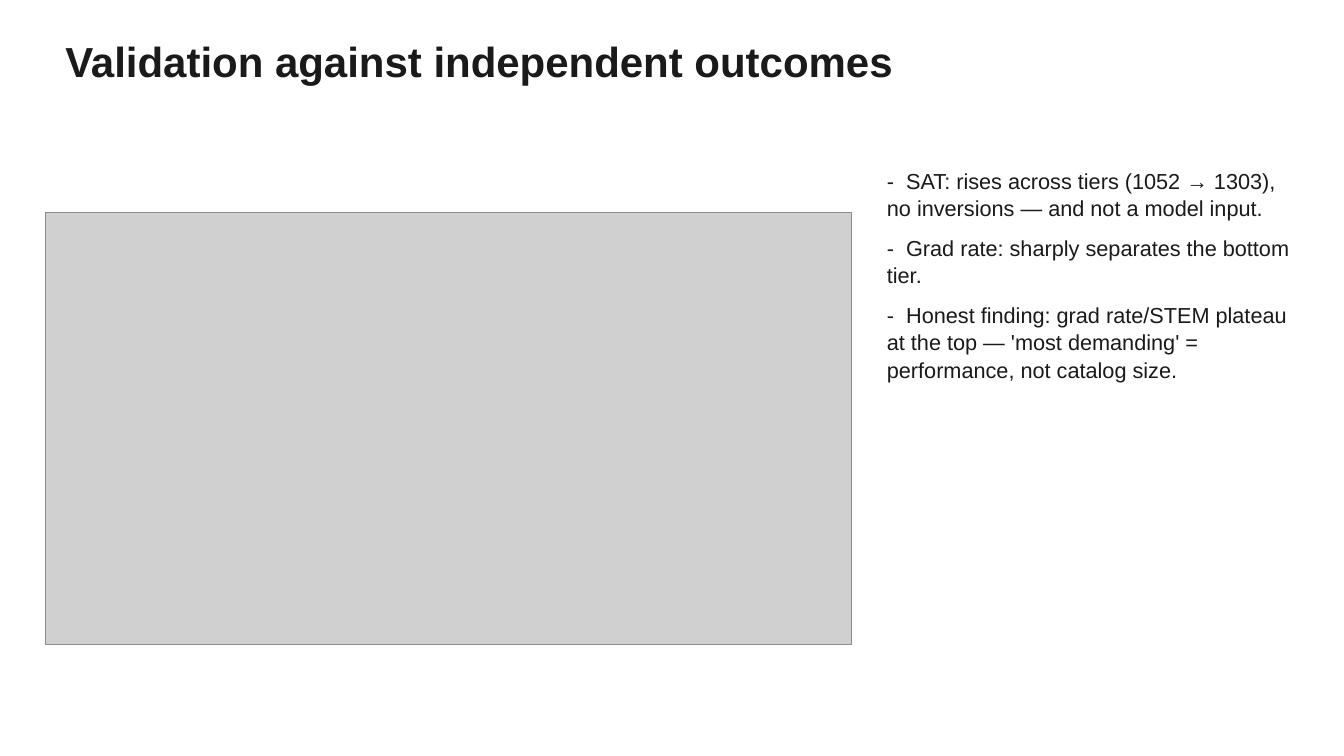
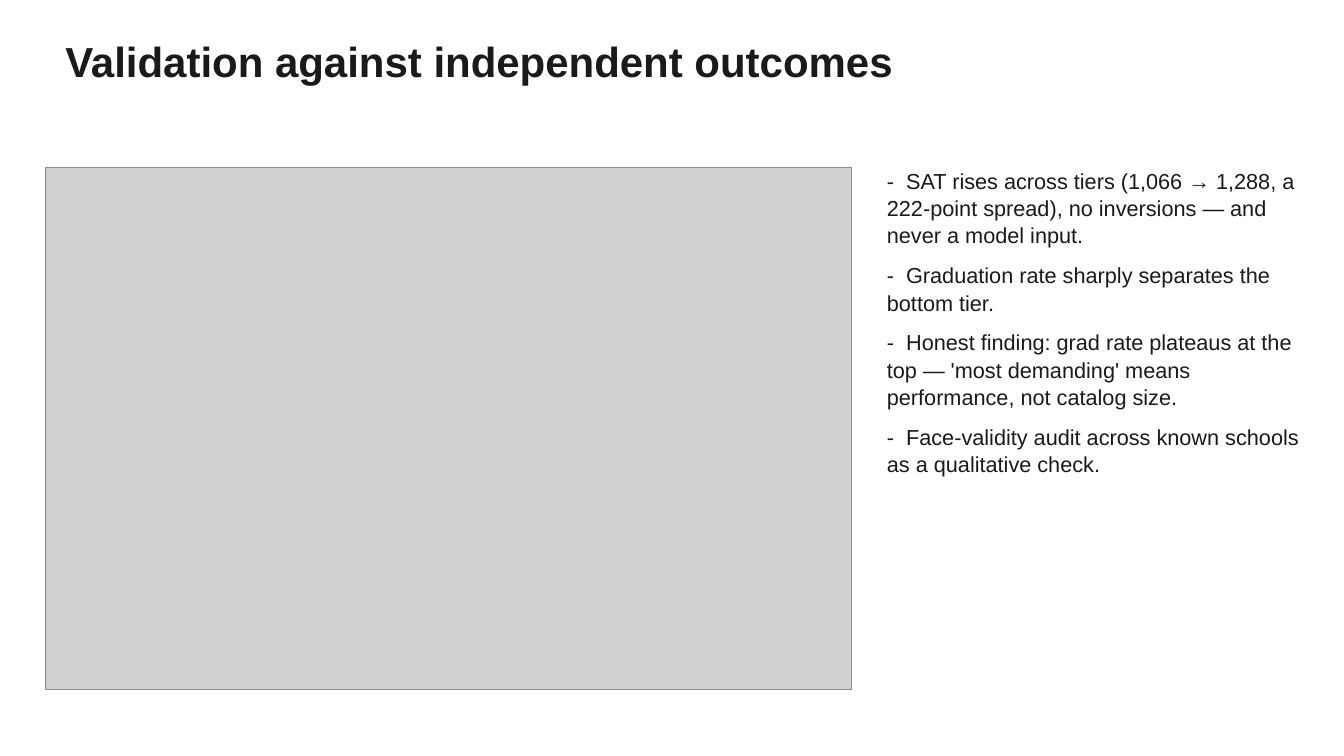
Before and after one commit to mchalekson/498-capstone, a slide deck: slide 10 of docs/MSDS_498_Midterm.pptx (slide 8 before the commit). Drawn at 1344x756 pixels with LibreOffice and Linux fonts; fonts in the diff are those of the drawing; grey boxes stand for pictures. Boxes give left, top, right and bottom in pixels: in the first picture for what was removed or moved away, otherwise in the second. Text is boxed around its words. In the diff, an @@ line names an element or a change of style, - is before the commit and + after.

```diff
--- a/docs/MSDS_498_Midterm.pptx
+++ b/docs/MSDS_498_Midterm.pptx
@@ picture: place and size @@
-picture at [45,213,852,644]
+picture at [45,167,852,690]
@@ text at [887,173,1299,477]: text changed @@
-- SAT: rises across tiers (1052 → 1303), no inversions — and not a model input.
-- Grad rate: sharply separates the bottom tier.
-- Honest finding: grad rate/STEM plateau at the top — 'most demanding' = performance, not catalog size.
+- SAT rises across tiers (1,066 → 1,288, a 222-point spread), no inversions — and never a model input.
+- Graduation rate sharply separates the bottom tier.
+- Honest finding: grad rate plateaus at the top — 'most demanding' means performance, not catalog size.
+- Face-validity audit across known schools as a qualitative check.
```
Also in this commit, not shown: 7 other slides changed, 4 slides added, 1 slide removed, 7 other files.
